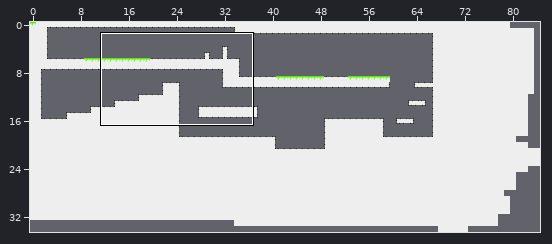
An edit to a level. Tiled map, testLevel.tmx. The picture above shows the old version from afar; the outline marks the close-up.
Close-up. Before the edit:
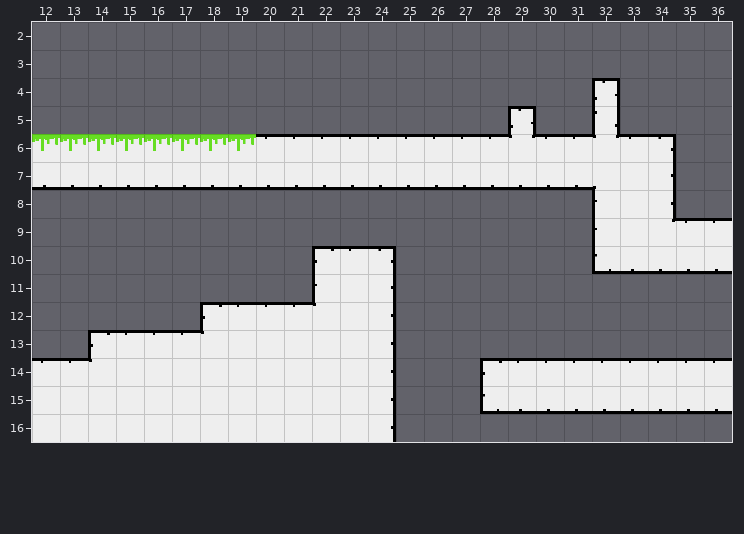
Cells are 32x32 px. Shown: x 12..36, y 2..16. The commit also changed other parts of the map, which this record leaves out.
New version:
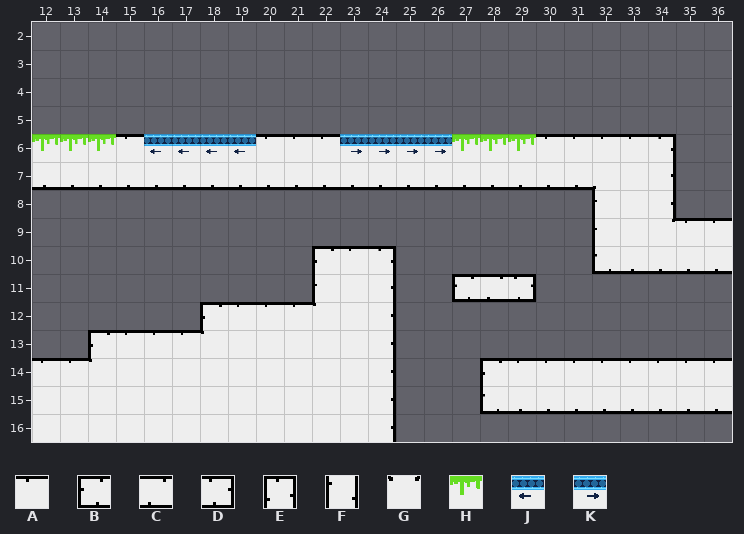
Key: from "tileSheet": A 1, B 5, C 6, D 7, E 8, F 23, G 35, H 37, J 51, K 52.
_ is an empty cell.
From old to new:
Layer "level":
y 4: x 32 E -> _
y 5: x 29 E -> _; x 32 F -> _
y 6: x 15..19 HHHHH -> AJJJJ; x 23..29 AAAAAAG -> KKKKHHH; x 32 G -> A
y 11: x 27..29 ___ -> BCD
Changed places in both close-ups, as pixel boxes (x1, y1, x2, y2):
changed: (592, 78, 620, 139)
changed: (340, 106, 536, 154)
changed: (116, 134, 256, 154)
added: (452, 274, 536, 302)
